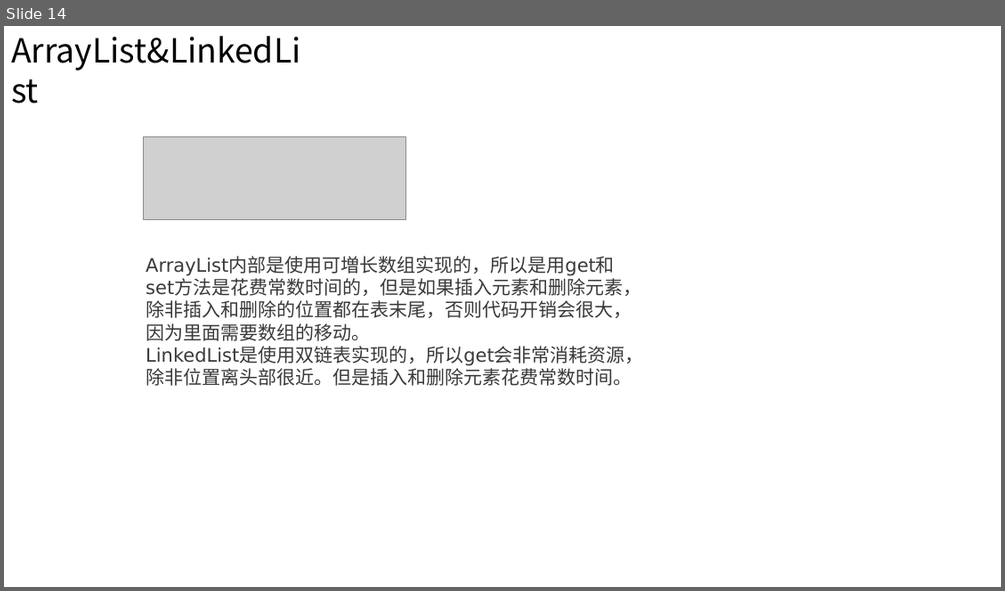
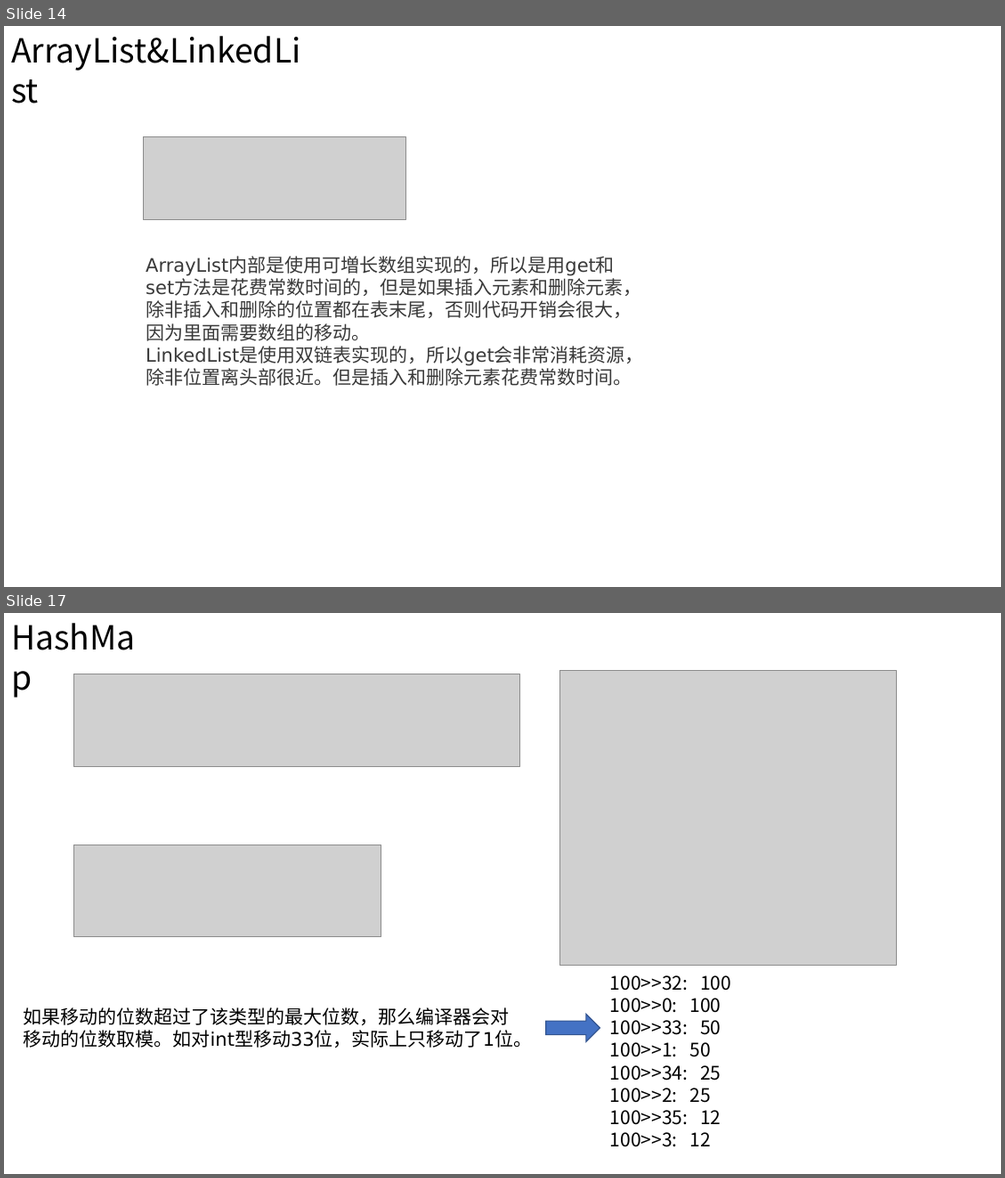
Before and after one commit to wscncxy/saiDOC, a slide deck: 常用集合源码分析.pptx. Shown one above the other, each under a label of ours: slide 14 before the commit, slides 14 and 17 after it; the slides between them are not shown. The pictures are 1005x591 and 1005x1178 pixels, drawn with LibreOffice and Linux fonts; fonts in the diff are those of the drawing; grey boxes stand for pictures; background and template pictures are left out. Boxes give left, top, right and bottom in pixels: in the first picture for what was removed or moved away, otherwise in the second. Text is boxed around its words. In the diff, an @@ line names an element or a change of style, - is before the commit and + after.

```diff
--- a/常用集合源码分析.pptx
+++ b/常用集合源码分析.pptx
@@ slide 17 added at (x1=4, y1=613, x2=1001, y2=1174), background picture (left out) @@
@@ text added at (x1=4, y1=613, x2=156, y2=661), 32 pt, text #000000 @@
+HashMap
@@ picture added at (x1=73, y1=674, x2=520, y2=766) @@
@@ picture added at (x1=559, y1=671, x2=896, y2=965) @@
@@ picture added at (x1=73, y1=844, x2=380, y2=937) @@
@@ text added at (x1=610, y1=975, x2=731, y2=1147), 18 pt, text #000000 @@
+100>>32: 100
+100>>0: 100
+100>>33: 50
+100>>1: 50
+100>>34: 25
+100>>2: 25
+100>>35: 12
+100>>3: 12
@@ text added at (x1=24, y1=1007, x2=532, y2=1047), 18 pt, text #000000 @@
+如果移动的位数超过了该类型的最大位数，那么编译器会对移动的位数取模。如对int型移动33位，实际上只移动了1位。
@@ right arrow added at (x1=546, y1=1013, x2=600, y2=1041), fill #4472C4, outline #325491 1 pt @@
```
Also in this commit, not shown: 1 slide changed, 6 other slides added, 3 slides removed, 2 other files.
